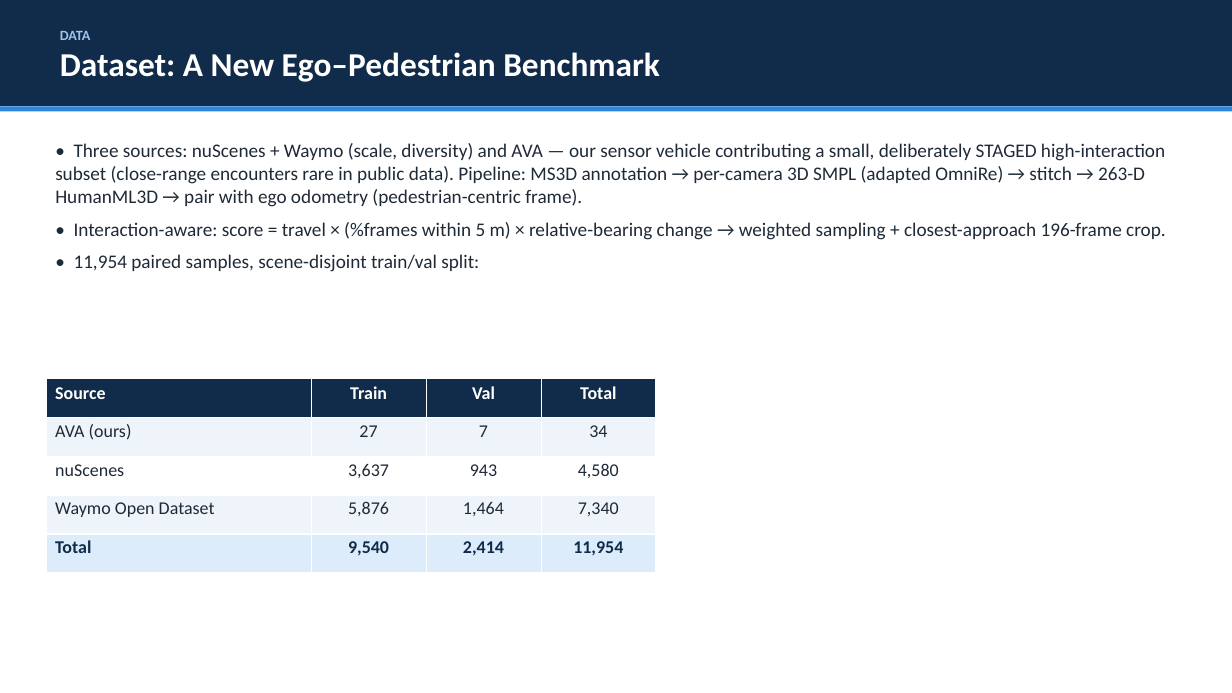
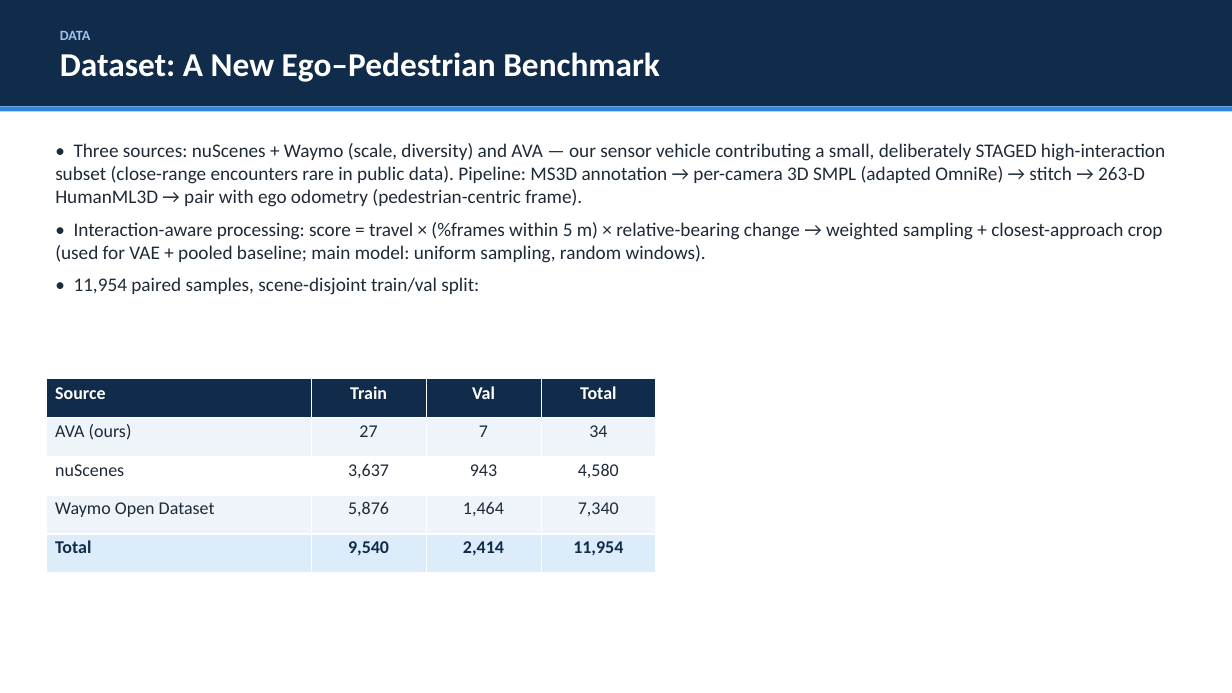
Before and after one commit to ers1804/motion-latent-diffusion, a slide deck: slide 5 of research/to_human/EgoPed_professor_deck.pptx. Drawn at 1232x693 pixels with LibreOffice and Linux fonts; fonts in the diff are those of the drawing. Boxes give left, top, right and bottom in pixels: in the first picture for what was removed or moved away, otherwise in the second. Text is boxed around its words. In the diff, an @@ line names an element or a change of style, - is before the commit and + after.

Commit message:
research(paper): sync deck with integrity finding #2 — pipeline honesty + confound caveat
Deck now matches the corrected paper: (1) arch-overview + dataset slides state
the interaction pipeline is used for VAE + pooled baseline while the main model
trains with uniform sampling/random windows; (2) main-result slide carries the
confound caveat with the in-flight 2x2 control; (3) limitations slide lists the
7-job hardening work in flight.

```diff
--- a/research/to_human/EgoPed_professor_deck.pptx
+++ b/research/to_human/EgoPed_professor_deck.pptx
@@ text at [55,222,1163,263]: text changed @@
-• Interaction-aware: score = travel × (%frames within 5 m) × relative-bearing change → weighted sampling + closest-approach 196-frame crop.
+• Interaction-aware processing: score = travel × (%frames within 5 m) × relative-bearing change → weighted sampling + closest-approach crop (used for VAE + pooled baseline; main model: uniform sampling, random windows).
```
Also in this commit, not shown: 3 other slides changed.
